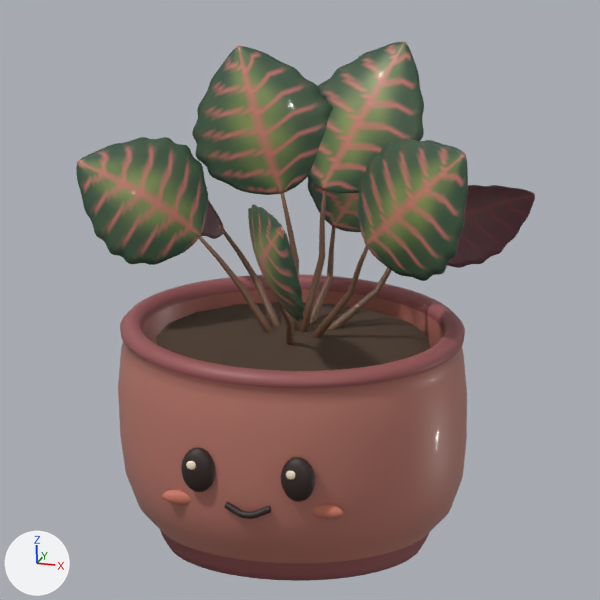
The Blender file assets/characters/maranta/source/maranta.blend: old version first, new version second.
Both versions are drawn from the file's camera 'Portrait camera'. The axes (+X, +Y, +Z) are drawn at lower left. The lights are the same throughout. The older version comes first.

The older version as bpy lines, for what is in view:
```python
me_maranta_red_herringbone = bpy.data.meshes.new('Maranta red herringbone')
me_maranta_red_herringbone.from_pydata(...)  # 11776 vertices, 12080 faces; spans x -1.0..1.01, y -0.77..0.96, z -0.06..1.35
me_maranta_red_herringbone.polygons.foreach_set('use_smooth', [True] * 12080)
me_maranta_red_herringbone.materials.append(mat_maranta_red_herringbone_pigments)
me_sphere = bpy.data.meshes.new('Sphere')
me_sphere.from_pydata(...)  # a UV sphere (18 segments, 11 rings, poles along z) spanning x -0.97..0.97, y -0.99..0.99, z -1.0..1.0
me_sphere.polygons.foreach_set('use_smooth', [True] * 198)
me_sphere.materials.append(mat_potting_mix)  # brown #4a3829
me_wheel_thrown_ceramic = bpy.data.meshes.new('Wheel-thrown ceramic')
me_wheel_thrown_ceramic.from_pydata(...)  # 2208 vertices, 2208 faces; spans x -0.81..0.81, y -0.75..0.75, z 0.07..1.16
me_wheel_thrown_ceramic.polygons.foreach_set('use_smooth', [True] * 2208)
# faces by material slot: [1248, 480, 480]
me_wheel_thrown_ceramic.materials.append(mat_pot_glaze)  # pink #b97669
me_wheel_thrown_ceramic.materials.append(mat_clay_foot)  # brown #9a5759
me_wheel_thrown_ceramic.materials.append(mat_rim_glaze)  # brown #9a5759
ob_maranta_red_herringbone = bpy.data.objects.new('Maranta red herringbone', me_maranta_red_herringbone)
ob_maranta_red_herringbone.parent = ob_foliage_sway
ob_maranta_red_herringbone.location = (0.0, 0.0, 0.0)
ob_soil = bpy.data.objects.new('Soil', me_sphere)
ob_soil.parent = ob_prayer_plant
ob_soil.location = (0.0, 0.0, 1.055)
ob_soil.scale = (0.65, 0.59, 0.055)
ob_wheel_thrown_ceramic = bpy.data.objects.new('Wheel-thrown ceramic', me_wheel_thrown_ceramic)
ob_wheel_thrown_ceramic.parent = ob_prayer_plant
ob_wheel_thrown_ceramic.location = (0.0, 0.0, 0.0)
# also in view: 'Eye.001' at (0.24, -0.73, 0.66); 'Eye' at (-0.24, -0.73, 0.66)
```
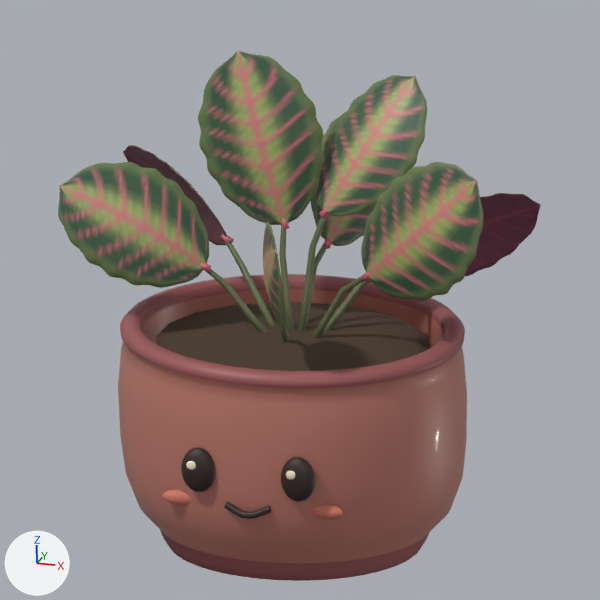
Boxes (x1, y1, x2, y2) around the edits, measured in the pictures (600 x 600 px):
'Maranta red herringbone', deleted
    before: (76, 42, 535, 344)
'Maranta blade 01', added (green)
    after: (198, 51, 324, 225)
'Maranta blade 03', added (green)
    after: (58, 162, 209, 288)
'Maranta blade 02', added (green)
    after: (361, 162, 484, 301)
'Maranta blade 07', added
    after: (316, 75, 427, 216)
'Maranta petioles and pulvinus joints', added (green)
    after: (200, 206, 372, 342)
'Maranta blade 05', added
    after: (465, 193, 541, 276)
'Maranta blade 06', added (brown)
    after: (123, 145, 227, 245)
'Maranta blade 08', added
    after: (311, 111, 376, 246)
'Maranta blade 04', added
    after: (263, 221, 285, 335)

What changed in the scene script:
```text
Add mat_maranta_blade_01_pigments:
    mat_maranta_blade_01_pigments = bpy.data.materials.new('Maranta blade 01 pigments')
    mat_maranta_blade_01_pigments.use_nodes = True; mat_maranta_blade_01_pigments.node_tree.nodes.clear()
    _N = mat_maranta_blade_01_pigments.node_tree.nodes; _L = mat_maranta_blade_01_pigments.node_tree.links
    n0 = _N.new('ShaderNodeBsdfPrincipled'); n0.name = 'Principled BSDF'
    n0.inputs[2].default_value = 0.51  # 'Roughness'
    n0.inputs[19].default_value = 0.135  # 'Coat Weight'
    n1 = _N.new('ShaderNodeOutputMaterial'); n1.name = 'Material Output'
    n2 = _N.new('ShaderNodeVertexColor'); n2.name = 'Color Attribute'
    n2.layer_name = 'Botanical pigments'
    _L.new(n0.outputs[0], n1.inputs[0])  # 'BSDF' to 'Surface'
    _L.new(n2.outputs[0], n0.inputs[0])  # 'Color' to 'Base Color'
Remove ob_maranta_red_herringbone:
    ob_maranta_red_herringbone = bpy.data.objects.new('Maranta red herringbone', me_maranta_red_herringbone)
Add ob_maranta_petioles_and_pulvinus_joints:
    ob_maranta_petioles_and_pulvinus_joints = bpy.data.objects.new('Maranta petioles and pulvinus joints', me_maranta_petioles_and_pulvinus_joints)  # 480 vertices, 576 faces; spans x -0.451..0.431, y -0.311..0.451, z -0.058..0.611
    ob_maranta_petioles_and_pulvinus_joints.parent = ob_foliage_sway
    ob_maranta_petioles_and_pulvinus_joints.location = (0.0, 0.0, 0.0)
Add ob_maranta_blade_08:
    ob_maranta_blade_08 = bpy.data.objects.new('Maranta blade 08', me_maranta_blade_08)  # 1668 vertices, 1700 faces; spans x -0.079..0.198, y 0.402..0.996, z 0.315..0.832
    ob_maranta_blade_08.parent = ob_foliage_sway
    ob_maranta_blade_08.location = (0.0, 0.0, 0.0)
Add ob_maranta_blade_07:
    ob_maranta_blade_07 = bpy.data.objects.new('Maranta blade 07', me_maranta_blade_07)  # 1668 vertices, 1700 faces; spans x 0.02..0.548, y 0.151..0.487, z 0.57..1.19
    ob_maranta_blade_07.parent = ob_foliage_sway
    ob_maranta_blade_07.location = (0.0, 0.0, 0.0)
Add ob_maranta_blade_06:
    ob_maranta_blade_06 = bpy.data.objects.new('Maranta blade 06', me_maranta_blade_06)  # 1668 vertices, 1700 faces; spans x -0.99..-0.405, y 0.221..0.634, z 0.274..0.741
    ob_maranta_blade_06.parent = ob_foliage_sway
    ob_maranta_blade_06.location = (0.0, 0.0, 0.0)
Add ob_maranta_blade_05:
    ob_maranta_blade_05 = bpy.data.objects.new('Maranta blade 05', me_maranta_blade_05)  # 1668 vertices, 1700 faces; spans x 0.395..1.02, y 0.242..0.64, z 0.193..0.673
    ob_maranta_blade_05.parent = ob_foliage_sway
    ob_maranta_blade_05.location = (0.0, 0.0, 0.0)
Add ob_maranta_blade_04:
    ob_maranta_blade_04 = bpy.data.objects.new('Maranta blade 04', me_maranta_blade_04)  # 1668 vertices, 1700 faces; spans x -0.029..0.2, y -0.861..-0.251, z 0.192..0.796
    ob_maranta_blade_04.parent = ob_foliage_sway
    ob_maranta_blade_04.location = (0.0, 0.0, 0.0)
Add ob_maranta_blade_03:
    ob_maranta_blade_03 = bpy.data.objects.new('Maranta blade 03', me_maranta_blade_03)  # 1668 vertices, 1700 faces; spans x -1.08..-0.406, y -0.251..0.056, z 0.253..0.803
    ob_maranta_blade_03.parent = ob_foliage_sway
    ob_maranta_blade_03.location = (0.0, 0.0, 0.0)
Add ob_maranta_blade_02:
    ob_maranta_blade_02 = bpy.data.objects.new('Maranta blade 02', me_maranta_blade_02)  # 1668 vertices, 1700 faces; spans x 0.329..0.985, y -0.253..0.01, z 0.306..0.986
    ob_maranta_blade_02.parent = ob_foliage_sway
    ob_maranta_blade_02.location = (0.0, 0.0, 0.0)
Add ob_maranta_blade_01:
    ob_maranta_blade_01 = bpy.data.objects.new('Maranta blade 01', me_maranta_blade_01)  # 1668 vertices, 1700 faces; spans x -0.516..0.074, y 0.14..0.292, z 0.5..1.3
    ob_maranta_blade_01.parent = ob_foliage_sway
    ob_maranta_blade_01.location = (0.0, 0.0, 0.0)
```
